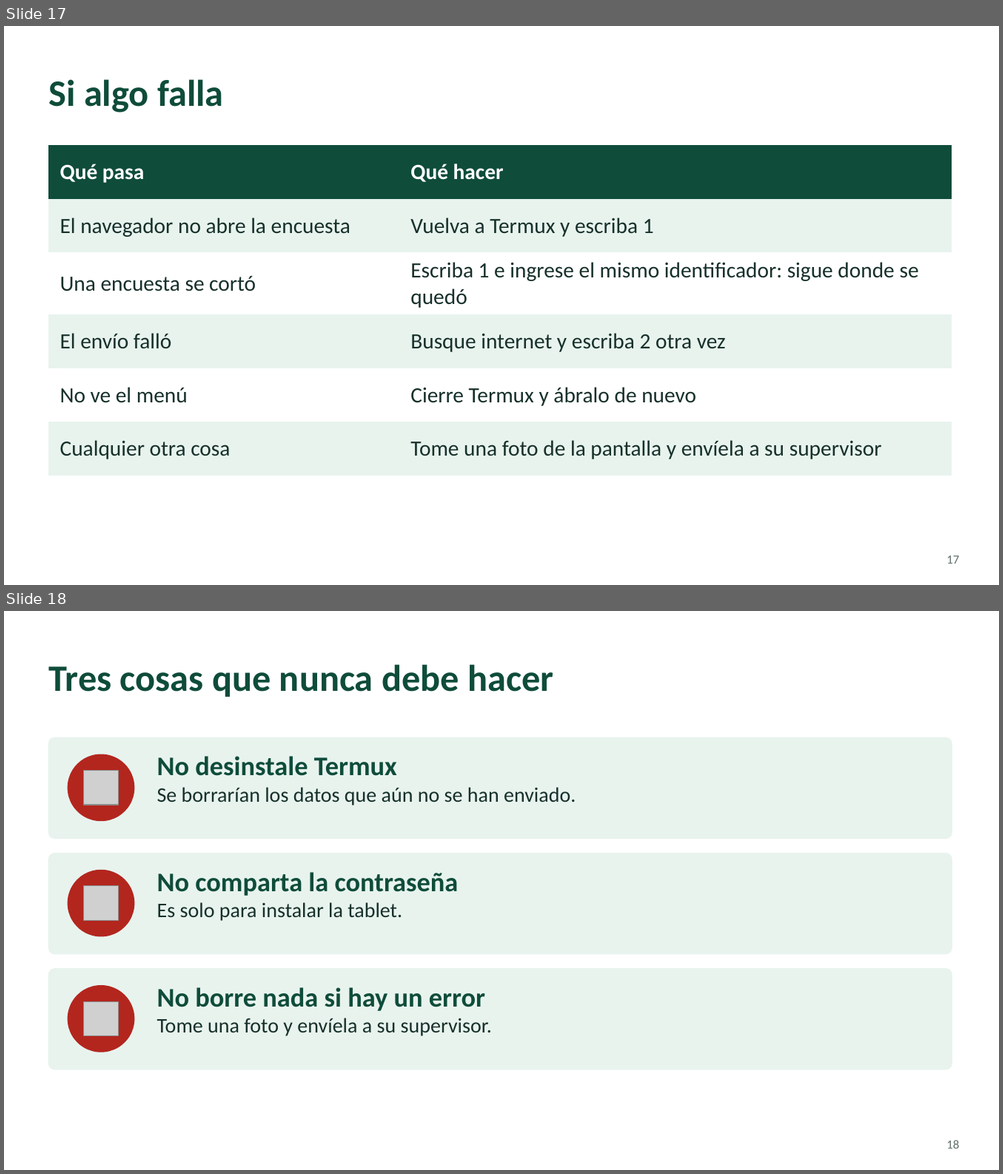
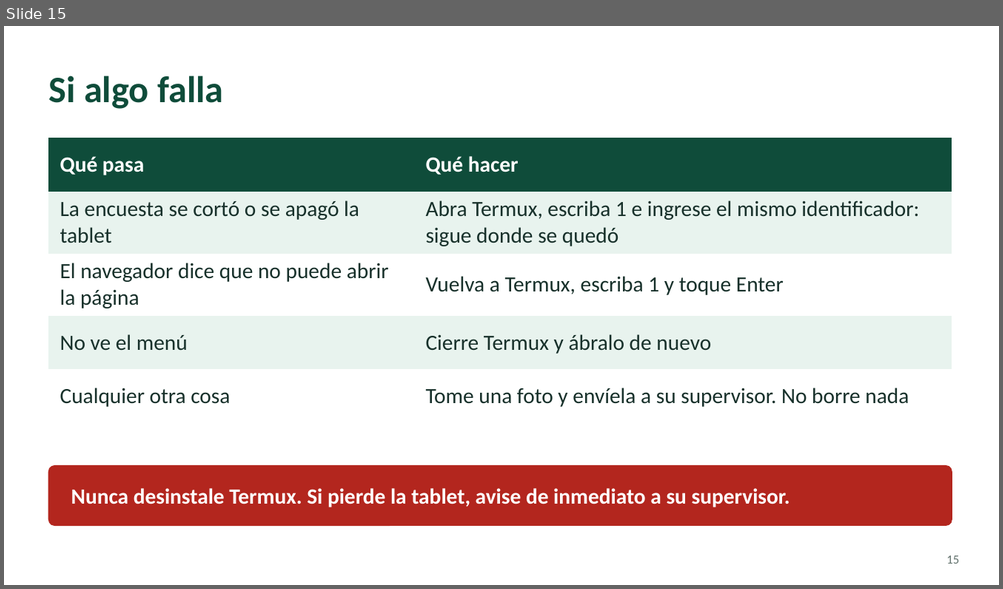
Before and after one commit to CecileRichetta/survey_offline_Colombia, a slide deck: offline/capacitacion/C4P_capacitacion_tablet.pptx. Shown one above the other, each under a label of ours: slides 17 and 18 before the commit, slide 15 after it. The pictures are 1003x1174 and 1003x589 pixels, drawn with LibreOffice and Linux fonts; fonts in the diff are those of the drawing; grey boxes stand for pictures. Boxes give left, top, right and bottom in pixels: in the first picture for what was removed or moved away, otherwise in the second. Text is boxed around its words. In the diff, an @@ line names an element or a change of style, - is before the commit and + after.

```diff
--- a/offline/capacitacion/C4P_capacitacion_tablet.pptx
+++ b/offline/capacitacion/C4P_capacitacion_tablet.pptx
@@ slide 18 removed at (4, 611, 999, 1170), background #FFFFFF @@
@@ title removed at (48, 664, 553, 697) @@
-Tres cosas que nunca debe hacer
@@ rounded rectangle removed at (48, 738, 951, 839) @@
@@ ellipse removed at (68, 755, 134, 821) @@
@@ text removed at (157, 756, 575, 806) @@
-No desinstale Termux
-Se borrarían los datos que aún no se han enviado.
@@ picture removed at (84, 771, 118, 805) @@
@@ rounded rectangle removed at (48, 854, 951, 954) @@
@@ ellipse removed at (68, 870, 134, 937) @@
@@ text removed at (157, 872, 458, 921) @@
-No comparta la contraseña
-Es solo para instalar la tablet.
@@ picture removed at (84, 886, 118, 920) @@
@@ rounded rectangle removed at (48, 969, 951, 1070) @@
@@ ellipse removed at (68, 985, 134, 1053) @@
@@ text removed at (157, 988, 492, 1037) @@
-No borre nada si hay un error
-Tome una foto y envíela a su supervisor.
@@ picture removed at (84, 1002, 118, 1037) @@
@@ page number removed at (946, 1140, 959, 1149) @@
-18
@@ what was slide 17 is now slide 15 @@
@@ slide 15 changed as well @@
@@ title "Si algo falla": place and size @@
-title "Si algo falla" at (48, 79, 224, 113)
+title "Si algo falla" at (48, 76, 224, 109)
@@ table at (48, 138, 951, 410) @@
-row 2: El navegador no abre la encuesta | Vuelva a Termux y escriba 1
-row 3: Una encuesta se cortó | Escriba 1 e ingrese el mismo identificador: sigue donde se quedó
-row 4: El envío falló | Busque internet y escriba 2 otra vez
+row 2: La encuesta se cortó o se apagó la tablet | Abra Termux, escriba 1 e ingrese el mismo identificador: sigue donde se quedó
+row 3: El navegador dice que no puede abrir la página | Vuelva a Termux, escriba 1 y toque Enter
-row 5, column 2: Tome una foto de la pantalla y envíela a su supervisor
+row 5, column 2: Tome una foto y envíela a su supervisor. No borre nada
@@ table: place and size @@
-table at (48, 145, 951, 463)
+table at (48, 138, 951, 410)
@@ rounded rectangle added at (48, 466, 951, 526), fill #B3261E, outline #B3261E 1 pt @@
@@ text added at (71, 488, 790, 508), 21 pt, text #FFFFFF, bold @@
+Nunca desinstale Termux. Si pierde la tablet, avise de inmediato a su supervisor.
@@ page number at (946, 556, 959, 564): text changed @@
-17
+15
```
Also in this commit, not shown: 7 other slides changed, 9 slides added, 11 other slides removed, 10 other files.
